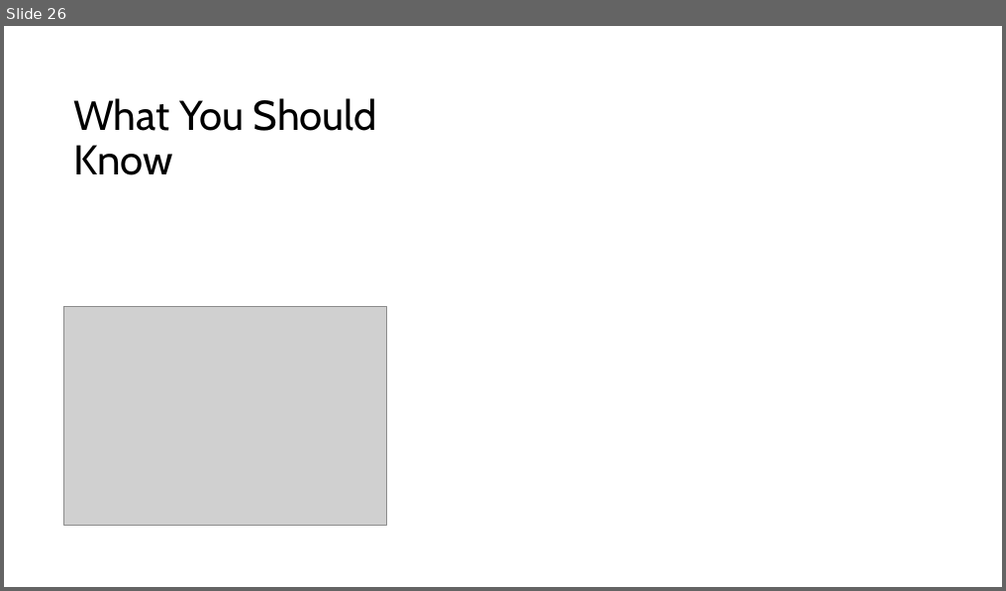
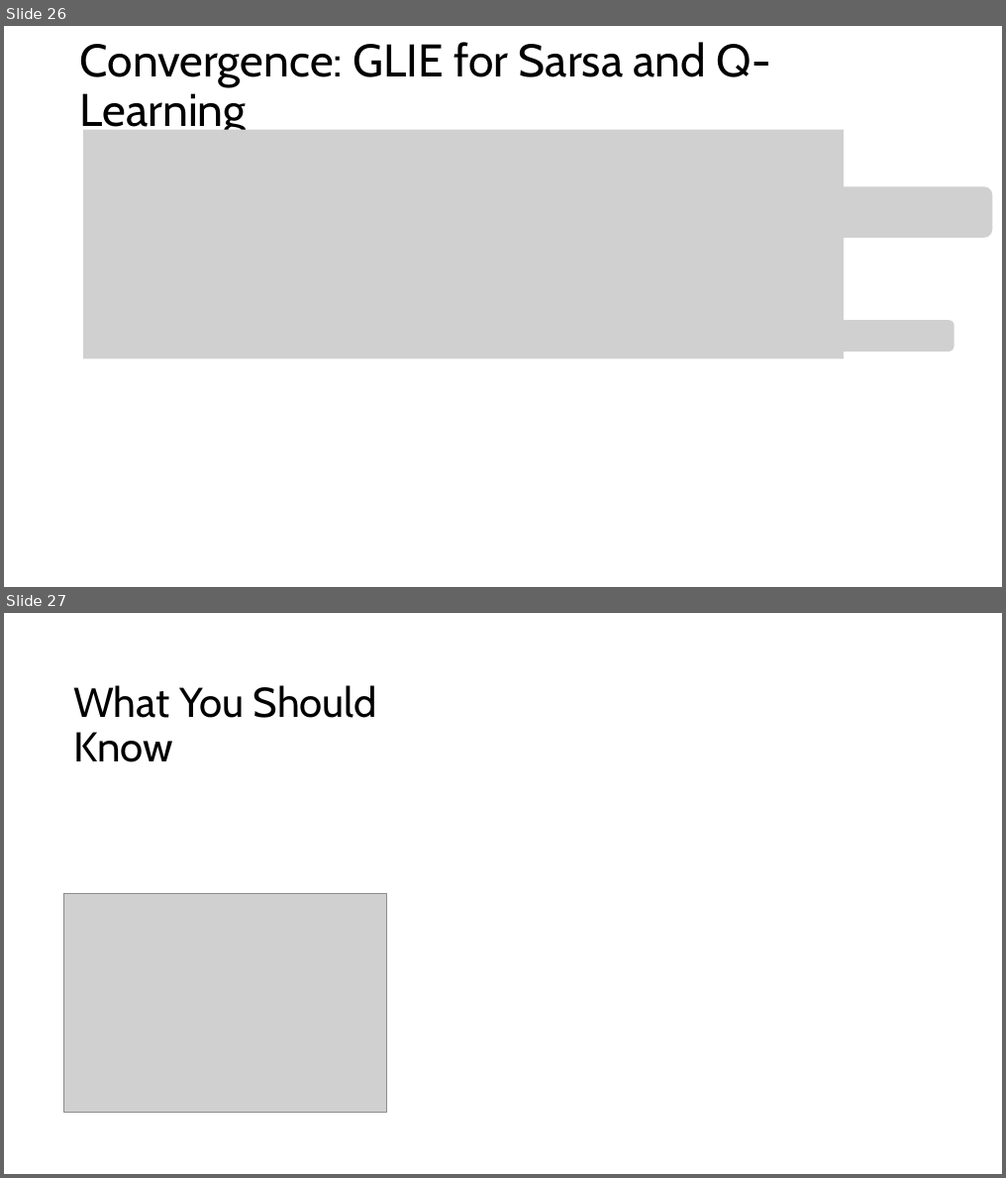
Before and after one commit to mhahsler/Introduction_to_Reinforcement_Learning, a slide deck: slides/Lecture_Chapter06.pptx. Shown one above the other, each under a label of ours: slide 26 before the commit, slides 26 and 27 after it. The pictures are 1006x591 and 1006x1178 pixels, drawn with LibreOffice and Linux fonts; fonts in the diff are those of the drawing; grey boxes stand for pictures. Boxes give left, top, right and bottom in pixels: in the first picture for what was removed or moved away, otherwise in the second. Text is boxed around its words. In the diff, an @@ line names an element or a change of style, - is before the commit and + after.

Commit message:
Added GLIE to the slides.

```diff
--- a/slides/Lecture_Chapter06.pptx
+++ b/slides/Lecture_Chapter06.pptx
@@ slide 26 added at [4,26,1002,587], background #FFFFFF @@
@@ title added at [80,42,771,137], 44 pt, text #000000 @@
+Convergence: GLIE for Sarsa and Q-Learning
@@ picture added at [83,130,844,360] @@
@@ picture added at [740,187,993,238] @@
@@ picture added at [754,320,954,352] @@
@@ what was slide 26 is now slide 27 @@
```
Also in this commit, not shown: 2 slides changed, 1 other file.
